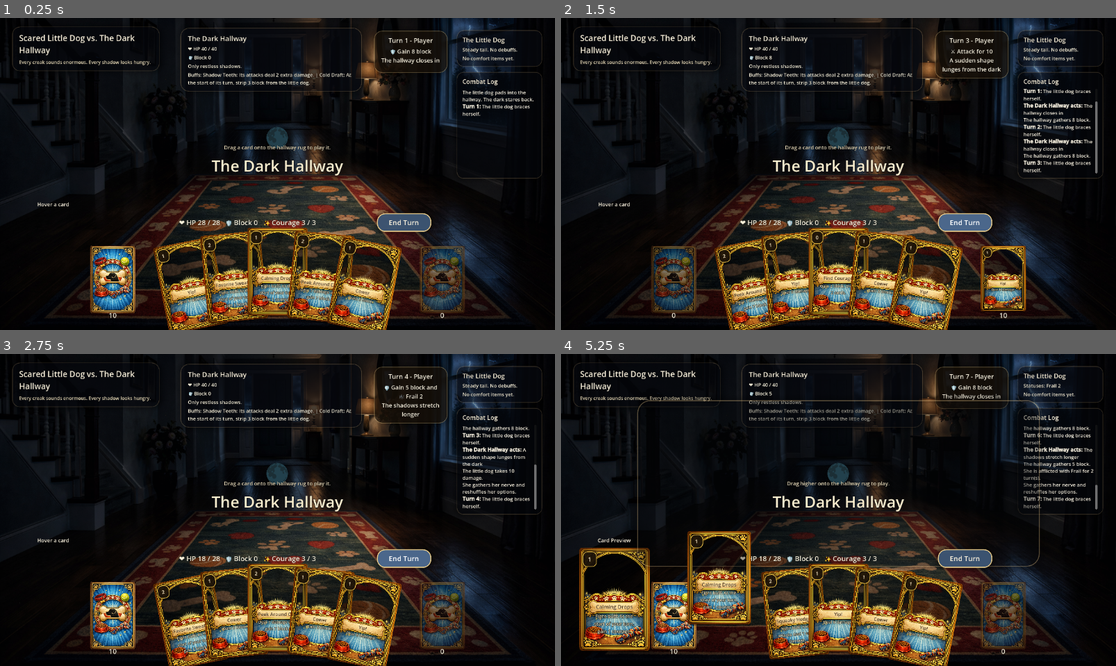
Above: before the commit, frames 1-4 (two rows, left to right).
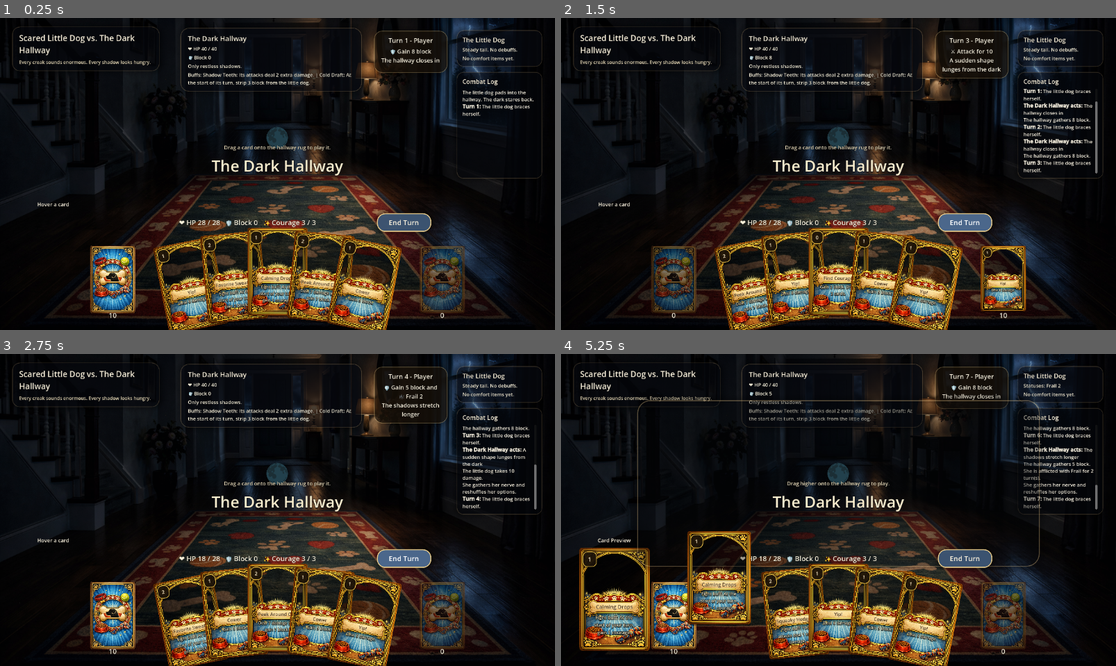
Above: after the commit, the same moments.

Repository: mjd4186/lunasquest
Game: Godot game, scene res://scenes/main.tscn
The game is run twice, just before and just after one commit, with the same random seed, the same clock (stepped at 60 frames per second) and the same inputs.
Inputs (mouse positions are in pixels of both pictures, inside the frame that each line leads up to):
- Up to frame 1 (0.25 s): no input
- Up to frame 2 (1.5 s): click "End Turn" at 0.5 s; click "End Turn" at 1.25 s
- Up to frame 3 (2.75 s): click "End Turn" at 2 s
- Up to frame 4 (5.25 s): tap Enter at 2.75, 5 s; drag from (672, 616) to (894, 441) at 2.77 s; tap Space at 3.5 s; drag from (1005, 616) to (810, 572) at 3.52 s; move the mouse to (616, 600) at 4.27 s; click (616, 600) at 4.42 s; drag from (749, 622) to (672, 463) at 5.02 s

The runs differ from the first frame. In frame 1, 0.6% of the frame differs, in the area x 32-68%, y 85-94%; in frame 2, 0.4%; in frame 3, 0.4%; in frame 4, 0.8%, in the area x 6-68%, y 75-94%.

Commit message:
Refine card effect text shadow and positioning

Diff:
--- a/scenes/card_ui.tscn
+++ b/scenes/card_ui.tscn
@@ -45,9 +45,9 @@
 [node name="DescriptionLabel" type="Label" parent="."]
 unique_name_in_owner = true
 anchor_left = 0.17
-anchor_top = 0.615
+anchor_top = 0.625
 anchor_right = 0.83
-anchor_bottom = 0.88
+anchor_bottom = 0.89
 mouse_filter = 2
 autowrap_mode = 3
 horizontal_alignment = 1
--- a/scripts/card_ui.gd
+++ b/scripts/card_ui.gd
@@ -177,6 +177,9 @@
 	_style_text(description_label, 15, Color(0.956863, 0.917647, 0.784314, 1.0), Color(0, 0, 0, 1.0), 4)
 	_style_text(name_label, 17, Color(0.278431, 0.172549, 0.0470588, 1.0), Color(1.0, 0.972549, 0.882353, 0.95), 2)
 	_style_text(cost_label, 20, Color(1.0, 0.952941, 0.815686, 1.0), Color(0.160784, 0.0901961, 0.0235294, 1.0), 3)
+	description_label.add_theme_color_override("font_shadow_color", Color(0, 0, 0, 0.85))
+	description_label.add_theme_constant_override("shadow_offset_x", 0)
+	description_label.add_theme_constant_override("shadow_offset_y", 3)
 
 	shadow.color = Color(0, 0, 0, 0.34)
 
@@ -194,6 +197,7 @@
 	name_label.add_theme_font_size_override("font_size", maxi(12, roundi(18 * scale_factor)))
 	cost_label.add_theme_font_size_override("font_size", maxi(12, roundi(20 * scale_factor)))
 	description_label.add_theme_constant_override("outline_size", maxi(3, roundi(4 * scale_factor)))
+	description_label.add_theme_constant_override("shadow_offset_y", maxi(2, roundi(3 * scale_factor)))
 	name_label.add_theme_constant_override("outline_size", maxi(1, roundi(2 * scale_factor)))
 	cost_label.add_theme_constant_override("outline_size", maxi(1, roundi(3 * scale_factor)))
 
